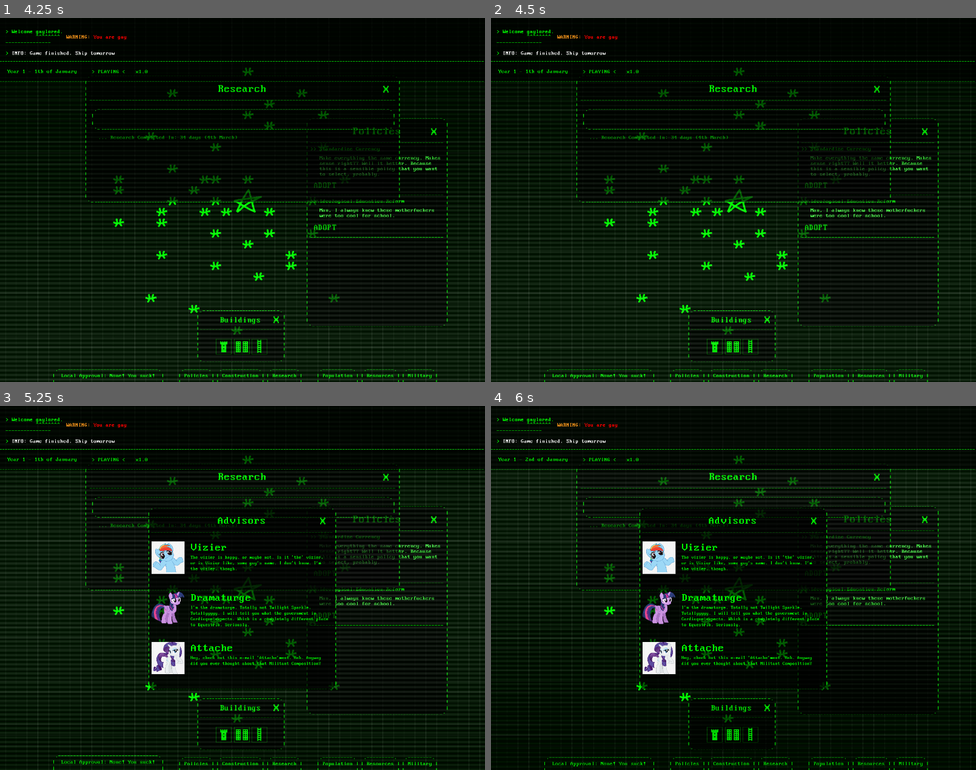
Above: before the commit, frames 1-4 (two rows, left to right).
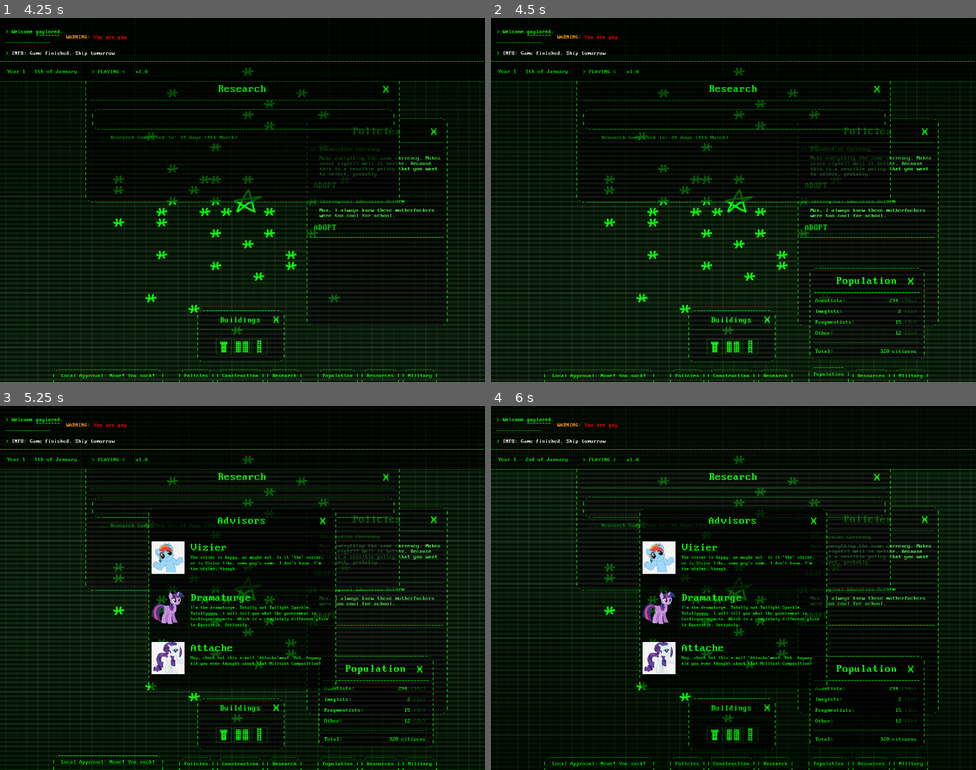
Above: after the commit, the same moments.

Repository: AlexHoratio/SATRAP
Game: Godot game, scene res://Scenes/satrap.tscn
Same seed, same stepped clock (60 frames per second), same inputs: the game is played once before the commit and once after it. This scene is started directly instead of the project's main scene.
Inputs (mouse positions are in pixels of both pictures, inside the frame that each line leads up to):
- Up to frame 1 (4.25 s): click (252, 130) at 0.5 s; click ".------------. | Construction…" at 1.25 s; click ".--------. | Policies | | |" at 2 s; click ".--------. | Research | | |" at 2.75 s; click (242, 320) at 3.52 s
- Up to frame 2 (4.5 s): click ".----------. | Population | |…" at 4.25 s
- Up to frame 3 (5.25 s): click ".----------------------------…" at 5 s
- Up to frame 4 (6 s): click (738, 588) at 5.77 s

Frame 1 is identical in both runs. In frame 2, 0.7% of the frame differs, in the area x 65-90%, y 68-100%; in frame 3, 0.6%; in frame 4, 0.6%.

Commit message:
population viewer mock

Diff:
--- /dev/null
+++ b/Prefabs/Entities/Windows/population_viewer.gd
@@ -0,0 +1,35 @@
+extends Control
+
+signal closed
+
+var dragging = false
+var drag_origin = Vector2(0, 0)
+var mouse_origin = Vector2(0, 0)
+
+
+func _ready():
+	pass
+
+func _process(delta):
+	if dragging:
+		global_position = drag_origin + (get_global_mouse_position() - mouse_origin)
+
+	if Input.is_action_just_pressed("esc"):
+		close()
+
+func close() -> void:
+	emit_signal("closed")
+	queue_free()
+
+func _on_x_pressed():
+	close()
+
+func _on_drag_button_down():
+	dragging = true
+	drag_origin = global_position
+	mouse_origin = get_global_mouse_position()
+	Input.set_mouse_mode(Input.MOUSE_MODE_HIDDEN)
+
+func _on_drag_button_up():
+	dragging = false
+	Input.set_mouse_mode(Input.MOUSE_MODE_VISIBLE)
--- /dev/null
+++ b/Prefabs/Entities/Windows/population_viewer.tscn
@@ -0,0 +1,161 @@
+[gd_scene format=3 uid="uid://c0vocfitegx8r"]
+
+[ext_resource type="Script" uid="uid://cdvucuypag46m" path="res://Prefabs/Entities/Windows/population_viewer.gd" id="1_gwe34"]
+[ext_resource type="PackedScene" uid="uid://tgc3hym3uof4" path="res://Prefabs/CanvasLayer/ascii_patch.tscn" id="1_kvasm"]
+[ext_resource type="Texture2D" uid="uid://d3yswvtxapsa7" path="res://Graphics/CanvasLayer/ascii_border_filled.png" id="2_gwe34"]
+[ext_resource type="FontFile" uid="uid://umn6u7qbb6il" path="res://Graphics/Fonts/MorePerfectDOSVGA.ttf" id="3_kvasm"]
+
+[node name="population_viewer" type="Control" unique_id=290430879]
+layout_mode = 3
+anchors_preset = 15
+anchor_right = 1.0
+anchor_bottom = 1.0
+grow_horizontal = 2
+grow_vertical = 2
+mouse_filter = 2
+script = ExtResource("1_gwe34")
+
+[node name="ascii_patch" parent="." unique_id=58068374 instance=ExtResource("1_kvasm")]
+layout_mode = 0
+offset_left = 945.0
+offset_top = 740.0
+offset_right = 1288.0
+offset_bottom = 1016.0
+texture = ExtResource("2_gwe34")
+
+[node name="header" type="Control" parent="ascii_patch" unique_id=1935119879]
+layout_mode = 1
+anchors_preset = 10
+anchor_right = 1.0
+offset_bottom = 82.5
+grow_horizontal = 2
+
+[node name="drag" type="Button" parent="ascii_patch/header" unique_id=20769597]
+self_modulate = Color(1, 1, 1, 0)
+layout_mode = 1
+anchors_preset = 15
+anchor_right = 1.0
+anchor_bottom = 1.0
+grow_horizontal = 2
+grow_vertical = 2
+mouse_default_cursor_shape = 2
+
+[node name="title" type="Label" parent="ascii_patch/header" unique_id=948575574]
+layout_mode = 1
+anchors_preset = 15
+anchor_right = 1.0
+anchor_bottom = 1.0
+grow_horizontal = 2
+grow_vertical = 2
+theme_override_colors/font_color = Color(0, 1, 0, 1)
+theme_override_fonts/font = ExtResource("3_kvasm")
+theme_override_font_sizes/font_size = 32
+text = "Population"
+horizontal_alignment = 1
+vertical_alignment = 1
+
+[node name="x" type="LinkButton" parent="ascii_patch" unique_id=1788936028]
+self_modulate = Color(0, 1, 0, 1)
+layout_mode = 1
+anchors_preset = 1
+anchor_left = 1.0
+anchor_right = 1.0
+offset_left = -49.625
+offset_top = 26.5
+offset_right = -31.625
+offset_bottom = 58.5
+grow_horizontal = 0
+theme_override_fonts/font = ExtResource("3_kvasm")
+theme_override_font_sizes/font_size = 32
+text = "X"
+underline = 1
+
+[node name="div" type="Label" parent="ascii_patch" unique_id=846634507]
+layout_mode = 1
+anchors_preset = 10
+anchor_right = 1.0
+offset_top = 67.0
+offset_bottom = 83.0
+grow_horizontal = 2
+theme_override_colors/font_color = Color(0, 1, 0, 1)
+theme_override_fonts/font = ExtResource("3_kvasm")
+text = "-----------------------------------"
+horizontal_alignment = 1
+
+[node name="breakdown_l" type="RichTextLabel" parent="ascii_patch" unique_id=807729552]
+layout_mode = 0
+anchor_left = 0.051980197
+anchor_top = 0.32971016
+anchor_right = 0.9306931
+anchor_bottom = 0.9927536
+theme_override_fonts/normal_font = ExtResource("3_kvasm")
+bbcode_enabled = true
+text = "[color=#0f0]Avantists:
+
+[color=#0f0]Imagists:
+
+[color=#0f0]Fragmentists:
+
+[color=#0f0]Other:"
+metadata/_edit_use_anchors_ = true
+
+[node name="breakdown_r" type="RichTextLabel" parent="ascii_patch" unique_id=2069862919]
+layout_mode = 0
+anchor_left = 0.051980197
+anchor_top = 0.32971016
+anchor_right = 0.9306931
+anchor_bottom = 0.9927536
+theme_override_fonts/normal_font = ExtResource("3_kvasm")
+bbcode_enabled = true
+text = "[color=#0f0]294 [color=#00ff0055](94%)
+
+[color=#0f0]2 [color=#00ff0055](1%)
+
+[color=#0f0]15 [color=#00ff0055](3%)
+
+[color=#0f0]12 [color=#00ff0055](2%)"
+horizontal_alignment = 2
+metadata/_edit_use_anchors_ = true
+
+[node name="div2" type="Label" parent="ascii_patch" unique_id=1837074304]
+layout_mode = 1
+anchors_preset = 2
+anchor_top = 1.0
+anchor_bottom = 1.0
+offset_top = -62.0
+offset_right = 342.0
+offset_bottom = -46.0
+grow_vertical = 0
+theme_override_colors/font_color = Color(0, 1, 0, 1)
+theme_override_fonts/font = ExtResource("3_kvasm")
+text = "-----------------------------------"
+horizontal_alignment = 1
+
+[node name="total_l" type="RichTextLabel" parent="ascii_patch" unique_id=120870317]
+layout_mode = 0
+anchor_left = 0.051980197
+anchor_top = 0.8731884
+anchor_right = 0.9306931
+anchor_bottom = 0.9927536
+offset_top = 1.5258789e-05
+theme_override_fonts/normal_font = ExtResource("3_kvasm")
+bbcode_enabled = true
+text = "[color=#0f0]Total:"
+metadata/_edit_use_anchors_ = true
+
+[node name="total_r" type="RichTextLabel" parent="ascii_patch" unique_id=69908581]
+layout_mode = 0
+anchor_left = 0.051980197
+anchor_top = 0.8731884
+anchor_right = 0.9306931
+anchor_bottom = 0.9927536
+offset_top = 1.5258789e-05
+theme_override_fonts/normal_font = ExtResource("3_kvasm")
+bbcode_enabled = true
+text = "[color=#0f0]320 citizens"
+horizontal_alignment = 2
+metadata/_edit_use_anchors_ = true
+
+[connection signal="button_down" from="ascii_patch/header/drag" to="." method="_on_drag_button_down"]
+[connection signal="button_up" from="ascii_patch/header/drag" to="." method="_on_drag_button_up"]
+[connection signal="pressed" from="ascii_patch/x" to="." method="_on_x_pressed"]
--- /dev/null
+++ b/Scenes/population_button.gd
@@ -0,0 +1,30 @@
+extends Button
+
+var viewer = null
+
+var hovering = false
+
+func _ready():
+	pass
+
+func _process(delta):
+	position = lerp(position, Vector2(938, 1032) if hovering else Vector2(938, 1037), 15 * delta)
+
+func close_viewer() -> void:
+	viewer = null
+
+func _on_mouse_entered():
+	hovering = true
+
+func _on_mouse_exited():
+	hovering = false
+
+func _on_pressed():
+	if viewer == null:
+		var population_viewer = load("res://Prefabs/Entities/Windows/population_viewer.tscn").instantiate()
+		population_viewer.closed.connect(close_viewer)
+		get_parent().add_child(population_viewer)
+
+		viewer = population_viewer
+	else:
+		viewer.close()
--- a/Scenes/satrap.tscn
+++ b/Scenes/satrap.tscn
@@ -12,6 +12,7 @@
 [ext_resource type="Script" uid="uid://rixcf8s8jf1r" path="res://Scenes/research_button.gd" id="5_l8lry"]
 [ext_resource type="PackedScene" uid="uid://i8ul7v3atdxf" path="res://Prefabs/Entities/Windows/inspect_window.tscn" id="5_yg0qq"]
 [ext_resource type="Texture2D" uid="uid://d3yswvtxapsa7" path="res://Graphics/CanvasLayer/ascii_border_filled.png" id="6_0a1jj"]
+[ext_resource type="Script" uid="uid://cw56dfpx0qx5d" path="res://Scenes/population_button.gd" id="6_fl5u0"]
 [ext_resource type="PackedScene" uid="uid://w56ex1jngn1o" path="res://Prefabs/Entities/Windows/action_window.tscn" id="6_malts"]
 [ext_resource type="Script" uid="uid://cuyko0sfxo8mf" path="res://Scenes/top_bar.gd" id="6_sncgy"]
 [ext_resource type="Script" uid="uid://bxhyagvikexol" path="res://Scenes/world_camera.gd" id="7_42a5o"]
@@ -382,6 +383,7 @@
 theme_override_colors/font_color = Color(0, 1, 0, 1)
 theme_override_fonts/font = ExtResource("3_y32xm")
 theme_override_font_sizes/font_size = 48
+script = ExtResource("6_fl5u0")
 
 [node name="text" type="Label" parent="CanvasLayer/info/population" unique_id=220097183]
 layout_mode = 1
@@ -716,6 +718,9 @@
 [connection signal="mouse_entered" from="CanvasLayer/utilities/research" to="CanvasLayer/utilities/research" method="_on_mouse_entered"]
 [connection signal="mouse_exited" from="CanvasLayer/utilities/research" to="CanvasLayer/utilities/research" method="_on_mouse_exited"]
 [connection signal="pressed" from="CanvasLayer/utilities/research" to="CanvasLayer/utilities/research" method="_on_pressed"]
+[connection signal="mouse_entered" from="CanvasLayer/info/population" to="CanvasLayer/info/population" method="_on_mouse_entered"]
+[connection signal="mouse_exited" from="CanvasLayer/info/population" to="CanvasLayer/info/population" method="_on_mouse_exited"]
+[connection signal="pressed" from="CanvasLayer/info/population" to="CanvasLayer/info/population" method="_on_pressed"]
 [connection signal="mouse_entered" from="CanvasLayer/local_approval" to="CanvasLayer/local_approval" method="_on_mouse_entered"]
 [connection signal="mouse_exited" from="CanvasLayer/local_approval" to="CanvasLayer/local_approval" method="_on_mouse_exited"]
 [connection signal="pressed" from="CanvasLayer/local_approval" to="CanvasLayer/local_approval" method="_on_pressed"]
--- /dev/null
+++ b/Scripts/pie_chart.gd
@@ -0,0 +1,283 @@
+## A configurable pie/doughnut chart node with dynamic legends and color schemes.
+## [b]Usage:[/b] Assign data via the [code]elements[/code] property and customize styles in the inspector.
+class_name PieChart
+extends Control
+
+enum ColorScaleOptions {
+	## Vibrating colors.
+	ALTERNATING_HUE,
+	## Pastel colors.
+	OKHSL,
+	## Custom gradient (assign [code]scale_gradient[/code]).
+	GRADIENT_,
+	## Manually specify colors in [code]custom_scale[/code] (colors will repeat itself if custom_scale array size is smaller than the number of elements with value >0).
+	CUSTOM,
+}
+
+enum LegendStyleOptions {
+	## Labels connected to slices with lines
+	DIRECT_LINE,
+	## Labels placed near slices.
+	DIRECT_LABEL,
+	## Legend displayed on the right side.
+	SIDE_LEGEND,
+}
+
+enum LabelVisibilityOptions {
+	## Labels only show percentages
+	ONLY_PERCENTAGES,
+	## Labels only show data distribution
+	ONLY_DATA,
+	## Labels shows both, data and percentages
+	DATA_AND_PERCENTAGES
+}
+## Data to visualize. Keys are labels (e.g., "Category A"), values are numbers.
+## [b]Note:[/b] Values <= 0 will be ignored.
+@export var elements: Dictionary[String, float]
+@export_category("Text Management")
+@export var title: String
+@export var legend_style: LegendStyleOptions = LegendStyleOptions.DIRECT_LINE
+@export var use_translation_server: bool = true
+@export var data_prefix: String = ""
+@export var data_suffix: String = ""
+@export var label_visibility: LabelVisibilityOptions = LabelVisibilityOptions.ONLY_PERCENTAGES
+@export_category("Doughnut Shape")
+@export var doughnut_shape: bool = true
+## Text displayed at the center of the chart (only for doughnut shapes).
+@export var center_text: String  # if doughnut_shape
+@export var center_proportion: float = 60.0  # if doughnut_shape
+@export_category("Color Scale")
+@export var color_scale: ColorScaleOptions = ColorScaleOptions.ALTERNATING_HUE
+@export var scale_gradient: Gradient  # if color_scale == GRADIENT_
+@export var custom_scale: Array[Color]  # if color_scale == CUSTOM
+## Border visibility toggles. All borders use [code]border_color[/code]
+@export_category("Borders")
+@export var outer_border : bool = false
+@export var inner_border : bool = false
+@export var lateral_borders : bool = false
+
+@export_group("Style Properties")
+@export var title_text_color: Color = Color.WHITE
+@export var title_font_size: int = 16
+@export var elements_text_color: Color = Color.WHITE
+@export var elements_font_size: int = 16
+@export var center_color: Color = Color.WHITE
+@export var center_text_color: Color = Color.BLACK
+@export var center_text_font_size: int = 16
+@export var line_color: Color = Color.WHITE
+@export var border_color: Color = Color.WHITE
+@export var border_width: float = 1
+@export var font : Font = ThemeDB.fallback_font
+
+## Draws a chart slice between two angles.
+## [b]Note:[/b] Called automatically during [method _draw].
+## @param center: Chart center position in pixels.
+## @param radius: Outer radius of the slice.
+## @param angle_from: Starting angle (degrees).
+## @param angle_to: Ending angle (degrees).
+## @param color: Fill color for the slice.
+func draw_slice(center: Vector2, radius: float, angle_from: float, angle_to: float, color: Color) -> void:
+	var nb_points: int = round((angle_to-angle_from)/5)
+	var outer_arc: Array[Vector2] = []
+	var inner_arc: Array[Vector2] = []
+
+	if doughnut_shape:
+		for i in range(nb_points + 1):
+			var angle_point: float = deg_to_rad(angle_from + i * (angle_to - angle_from) / nb_points)
+			inner_arc.push_front(center + Vector2(cos(angle_point), sin(angle_point)) * (radius*center_proportion/100))
+	else:
+		inner_arc.push_back(center)
+
+	for i in range(nb_points + 1):
+		var angle_point: float = deg_to_rad(angle_from + i * (angle_to - angle_from) / nb_points)
+		outer_arc.push_back(center + Vector2(cos(angle_point), sin(angle_point)) * radius)
+
+	draw_colored_polygon(inner_arc + outer_arc, color)
+	if inner_border and doughnut_shape:
+		draw_polyline(inner_arc, border_color, border_width, true)
+	if outer_border:
+		draw_polyline(outer_arc, border_color, border_width, true)
+
+func _draw() -> void:
+	check_warnings()
+	var radius: float = min(size.x, size.y) / 4.0
+	var center: Vector2 = Vector2(
+		size.x / (3.0 if legend_style == LegendStyleOptions.SIDE_LEGEND else 2.0),
+		size.y / 2.0
+	)
+	var previous_angle: float = 0.0
+	var counter: int = 0
+	var values: Array = elements.values().filter(func(number): return number > 0)
+	var values_size: int = values.size()
+	var total: float = values.reduce(func sum(accum, number): return accum + number) if values else 0.0
+	var separation_lines_parameters: Array = []
+	var max_decimal_step : int = values.map(func(x): return(String.num(x).rsplit(".")[1].trim_suffix("0").length() )).max()
+
+	for key: String in elements:
+		if elements[key] <= 0.0:
+			continue
+
+		# Choosing color
+		var color: Color
+		match color_scale:
+			ColorScaleOptions.ALTERNATING_HUE:
+				@warning_ignore("integer_division")
+				color = Color.from_hsv(
+					1.0 / (values_size + 1) * counter / 2 if counter % 2 == 0
+						else 1.0 / (values_size + 1) * (values_size - counter / 2),
+					0.6 if counter % 4 < 2 else 0.8,
+					0.9
+				)
+
+			ColorScaleOptions.OKHSL:
+				color = Color.from_ok_hsl(
+					1.0 / values_size * counter,
+					1.0,
+					0.8 if counter % 2 else 0.5
+				)
+
+			ColorScaleOptions.GRADIENT_:
+				if scale_gradient:
+					color = scale_gradient.sample(float(counter) / (values_size - 1))
+
+			ColorScaleOptions.CUSTOM:
+				if custom_scale:
+					color = custom_scale[counter % custom_scale.size()]
+
+		counter += 1
+
+		# Drawing elements
+		var percentage: float = elements[key] / (total / 100.0)
+		var current_angle: float = 360.0 * (percentage / 100.0)
+		var angle: float = deg_to_rad(current_angle + previous_angle)
+		var mid_angle: float = angle - deg_to_rad(current_angle / 2.0)
+		var angle_point: Vector2 = Vector2(cos(mid_angle), sin(mid_angle)) * radius
+
+		# The text labels, such as Data name, Data itself and the percentage of distribution
+		var text := ""
+		var label_sep := " - " if legend_style == LegendStyleOptions.SIDE_LEGEND else "\n"
+		text += uses_translate_server(key)
+		if label_visibility in [LabelVisibilityOptions.ONLY_DATA, LabelVisibilityOptions.DATA_AND_PERCENTAGES]:
+			text += label_sep + data_prefix + String.num(elements[key]).pad_decimals(max_decimal_step) + data_suffix
+		if label_visibility in [LabelVisibilityOptions.ONLY_PERCENTAGES, LabelVisibilityOptions.DATA_AND_PERCENTAGES]:
+			text += label_sep + str(snappedf(percentage, 0.01)).pad_decimals(2) + "%"
+
+
+		var label_size: Vector2 = font.get_multiline_string_size(
+			text, HORIZONTAL_ALIGNMENT_CENTER
+		)
+
+		var label_center: Vector2 = Vector2(label_size.x / 2.0, label_size.y / 8.0)
+		var label_position: Vector2
+
+		match legend_style:
+			LegendStyleOptions.DIRECT_LINE:
+				label_position = center - label_center + angle_point * 1.55
+				draw_line(
+					angle_point * 1.05 + center,
+					angle_point * 1.2 + center,
+					line_color,
+					2.0,
+					true
+				)
+
+			LegendStyleOptions.DIRECT_LABEL:
+				var dir_sign: Vector2 = Vector2(sign(cos(mid_angle)), sign(sin(mid_angle)))
+				var offset: Vector2 = Vector2(
+					dir_sign.x * label_size.x / 2.0,
+					dir_sign.y * label_size.y / 2.0
+				)
+				label_position = center - label_center + angle_point * 1.05 + offset
+
+			LegendStyleOptions.SIDE_LEGEND:
+				label_position.x = size.x - label_size.x - (radius / 5.0) - label_size.y
+				label_position.y = label_size.y + (label_size.y + 5.0) * counter + (radius / 5.0)
+				draw_rect(
+					Rect2(
+						Vector2(
+							size.x - (radius / 7.0) - label_size.y,
+							(label_size.y + 5.0) * counter + (radius / 5.0) + 5.0
+						),
+						Vector2.ONE * label_size.y
+					),
+					color
+				)
+
+		draw_multiline_string(
+			font,
+			label_position,
+			text,
+			HORIZONTAL_ALIGNMENT_RIGHT if legend_style == LegendStyleOptions.SIDE_LEGEND \
+				else HORIZONTAL_ALIGNMENT_CENTER,
+			label_size.x,
+			elements_font_size,
+			-1,
+			elements_text_color
+		)
+
+		draw_slice(center, radius, previous_angle, previous_angle + current_angle, color)
+		separation_lines_parameters.append([
+			center + Vector2(cos(angle), sin(angle)) * (radius*center_proportion/100) if doughnut_shape else center,
+			center + Vector2(cos(angle), sin(angle)) * radius,
+			border_color,
+			border_width,
+			true
+		])
+		previous_angle += current_angle
+
+	draw_multiline_string(
+		font,
+		Vector2(35.0, 35.0),
+		uses_translate_server(title),
+		HORIZONTAL_ALIGNMENT_LEFT,
+		size.x -40,
+		title_font_size,
+		-1,
+		title_text_color
+	)
+
+	if lateral_borders:
+		for params in separation_lines_parameters:
+			draw_line.callv(params)
+
+	if doughnut_shape:
+		draw_circle(center, (radius * center_proportion / 100.0) - (border_width if inner_border else 0.0) , center_color, true, -1, true)
+		var label_size: Vector2 = font.get_multiline_string_size(center_text,HORIZONTAL_ALIGNMENT_CENTER,
+			radius,
+			center_text_font_size,
+			-1,
+			TextServer.BREAK_MANDATORY | TextServer.BREAK_WORD_BOUND)
+
+		draw_multiline_string(
+			font,
+			center - Vector2(radius/2,(label_size.y/23 -1) * 6 -6),
+			uses_translate_server(center_text),
+			HORIZONTAL_ALIGNMENT_CENTER,
+			radius,
+			center_text_font_size,
+			-1,
+			center_text_color,
+			TextServer.BREAK_MANDATORY | TextServer.BREAK_WORD_BOUND
+		)
+
+func set_new_data(data: Dictionary[String, float]) -> void:
+	elements = data
+	queue_redraw()
+
+func uses_translate_server(text: String) -> String:
+	if use_translation_server:
+		return tr(text)
+	else:
+		return text
+
+func check_warnings() -> void:
+	if not elements.values().filter(func(number): return number > 0):
+		var data: Dictionary[String, float] = { #draws empty graph, instead of no graph
+			"" : 0
+		}
+		set_new_data(data)
+		push_warning("No elements to display")
+	if color_scale == ColorScaleOptions.GRADIENT_ and not scale_gradient:
+		push_warning("Gradient not found")
+	if color_scale == ColorScaleOptions.CUSTOM and not custom_scale:
+		push_warning("Custom color scale not specified")
Not shown, added: Prefabs/Entities/Windows/population_viewer.gd.uid
Not shown, added: Scenes/population_button.gd.uid
Not shown, added: Scripts/pie_chart.gd.uid
